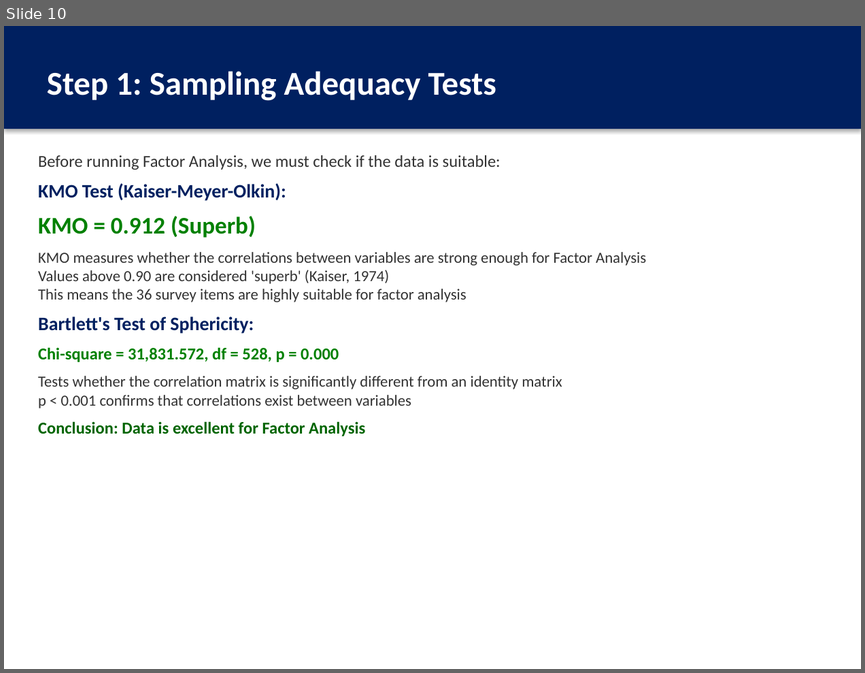
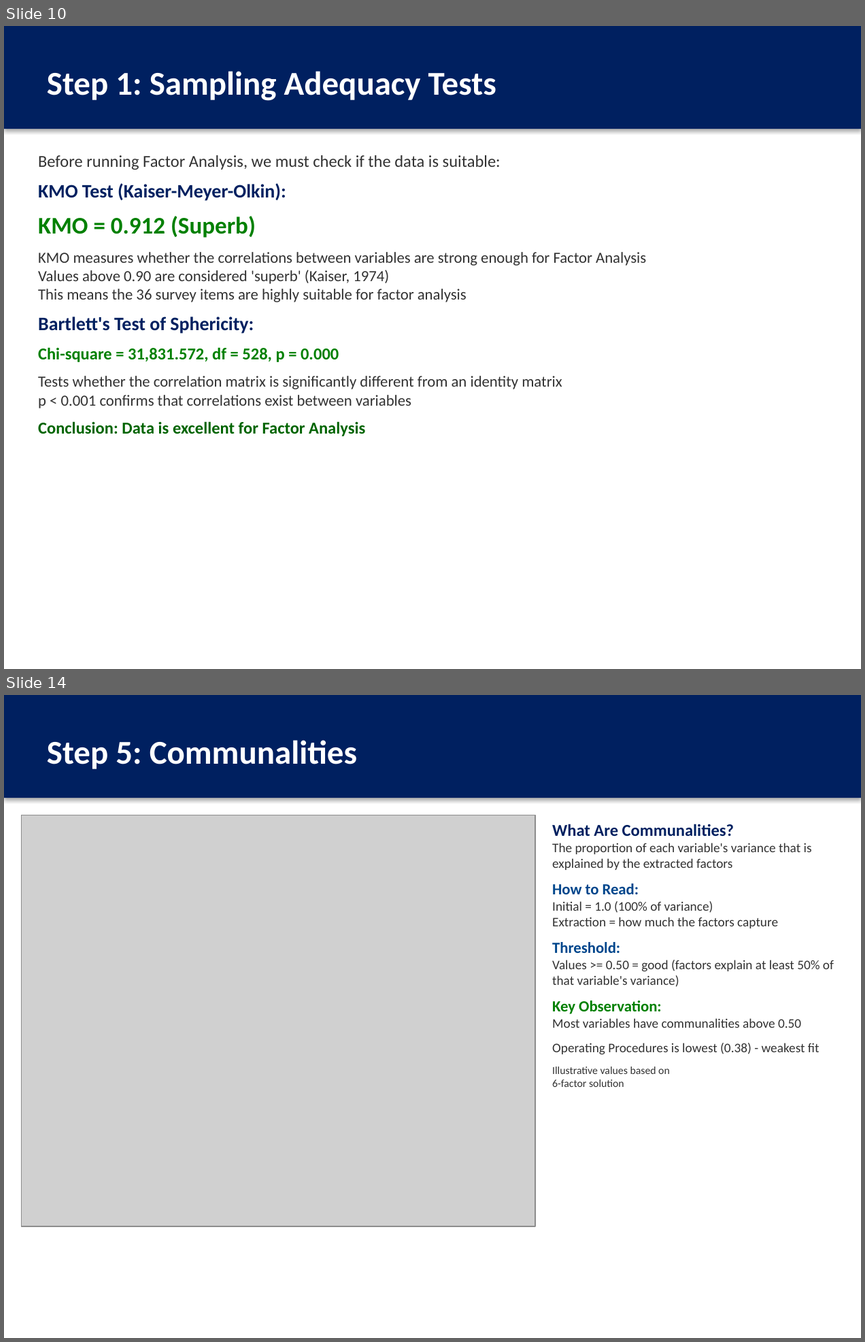
Before and after one commit to thenaivedetective/sp500-stock-performance, a slide deck: Factor_Analysis_JobSatisfaction_Presentation.pptx. Shown one above the other, each under a label of ours: slide 10 before the commit, slides 10 and 14 after it; the slides between them are not shown. The pictures are 865x673 and 865x1342 pixels, drawn with LibreOffice and Linux fonts; fonts in the diff are those of the drawing; grey boxes stand for pictures. Boxes give left, top, right and bottom in pixels: in the first picture for what was removed or moved away, otherwise in the second. Text is boxed around its words. In the diff, an @@ line names an element or a change of style, - is before the commit and + after.

```diff
--- a/Factor_Analysis_JobSatisfaction_Presentation.pptx
+++ b/Factor_Analysis_JobSatisfaction_Presentation.pptx
@@ slide 14 added at <box>4,695,861,1338</box>, background #FFFFFF @@
@@ rectangle added at <box>4,695,861,798</box>, fill #002060, 28 pt, text #FFFFFF, bold @@
+Step 5: Communalities
@@ picture added at <box>21,815,535,1226</box> @@
@@ text added at <box>552,824,834,1087</box>, 11 pt, text #323232 @@
+What Are Communalities?
+The proportion of each variable's variance that is explained by the extracted factors
+How to Read:
+Initial = 1.0 (100% of variance)
+Extraction = how much the factors capture
+Threshold:
+Values >= 0.50 = good (factors explain at least 50% of that variable's variance)
+Key Observation:
+Most variables have communalities above 0.50
+Operating Procedures is lowest (0.38) - weakest fit
+Illustrative values based on
+6-factor solution
```
Also in this commit, not shown: 4 slides changed, 2 other slides added, 4 other files.
